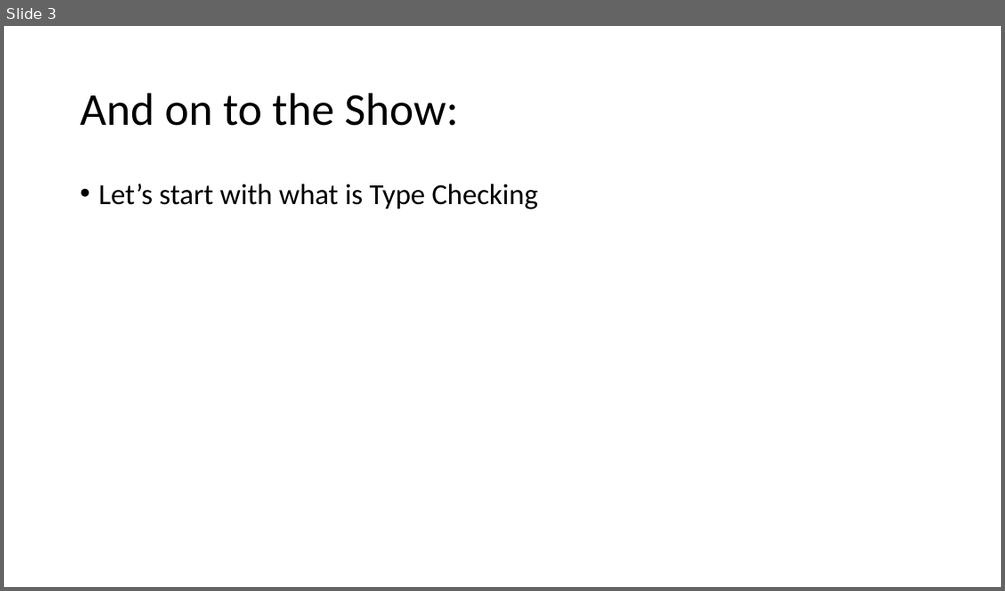
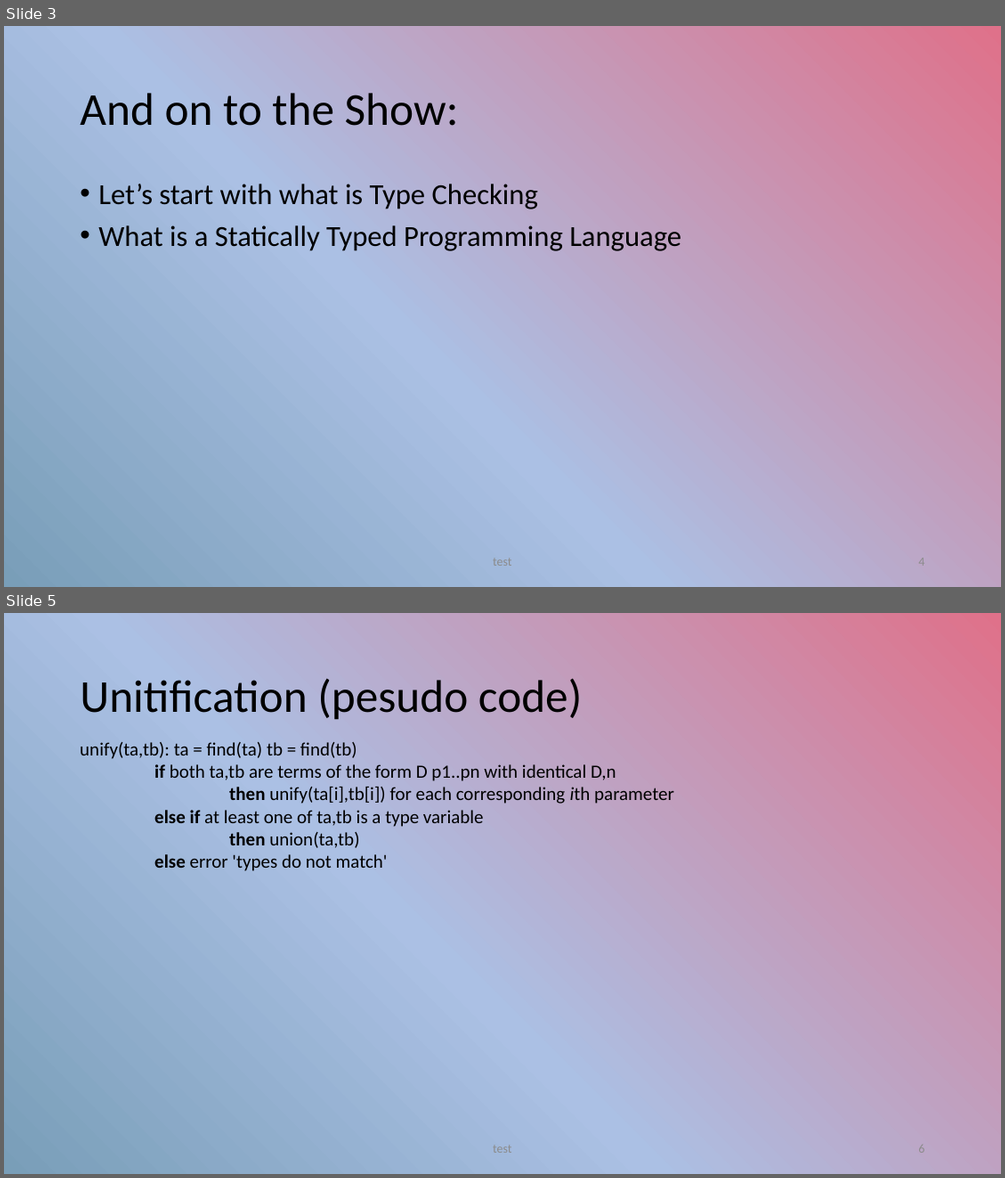
Before and after one commit to seanwestfall/algorithm_w_presentation, a slide deck: Presentation1.pptx. Shown one above the other, each under a label of ours: slide 3 before the commit, slides 3 and 5 after it; the slides between them are not shown. The pictures are 1005x591 and 1005x1178 pixels, drawn with LibreOffice and Linux fonts; fonts in the diff are those of the drawing. Boxes give left, top, right and bottom in pixels: in the first picture for what was removed or moved away, otherwise in the second. Text is boxed around its words. In the diff, an @@ line names an element or a change of style, - is before the commit and + after.

```diff
--- a/Presentation1.pptx
+++ b/Presentation1.pptx
@@ slide 5 added at (x1=4, y1=613, x2=1001, y2=1174), background gradient #799EB8 to #ABC0E4 to #DF718A @@
@@ title added at (x1=80, y1=678, x2=582, y2=720), 44 pt, text #000000 @@
+Unitification (pesudo code)
@@ text added at (x1=80, y1=742, x2=674, y2=871), 18 pt, text #000000 @@
+unify(ta,tb): ta = find(ta) tb = find(tb)
+if both ta,tb are terms of the form D p1..pn with identical D,n
+then unify(ta[i],tb[i]) for each corresponding ith parameter
+else if at least one of ta,tb is a type variable
+then union(ta,tb)
+else error 'types do not match'
@@ text added at (x1=493, y1=1144, x2=511, y2=1152), 12 pt, text #8C8C8C @@
+test
@@ page number added at (x1=918, y1=1144, x2=924, y2=1152), 12 pt, text #8C8C8C @@
+6
@@ slide 3 changed as well @@
@@ background #FFFFFF to gradient #799EB8 to #ABC0E4 to #DF718A @@
@@ text at (x1=98, y1=225, x2=681, y2=251): paragraph added @@
+• What is a Statically Typed Programming Language
@@ text added at (x1=493, y1=557, x2=511, y2=565), 12 pt, text #8C8C8C @@
+test
@@ page number added at (x1=918, y1=557, x2=924, y2=565), 12 pt, text #8C8C8C @@
+4
```
Also in this commit, not shown: 2 other slides changed, 6 other slides added.
